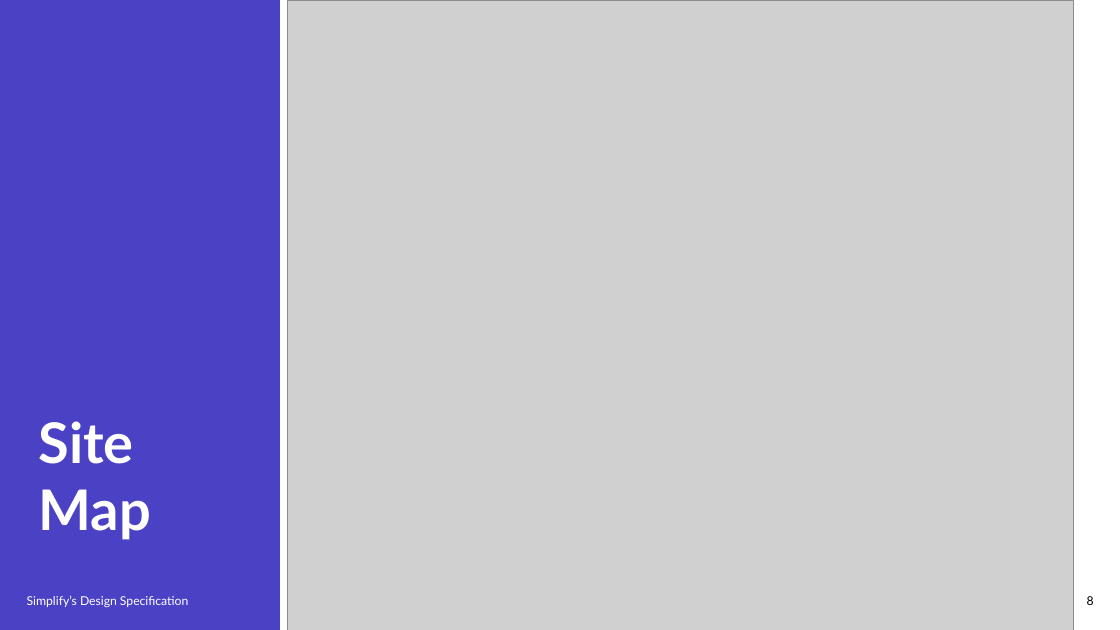
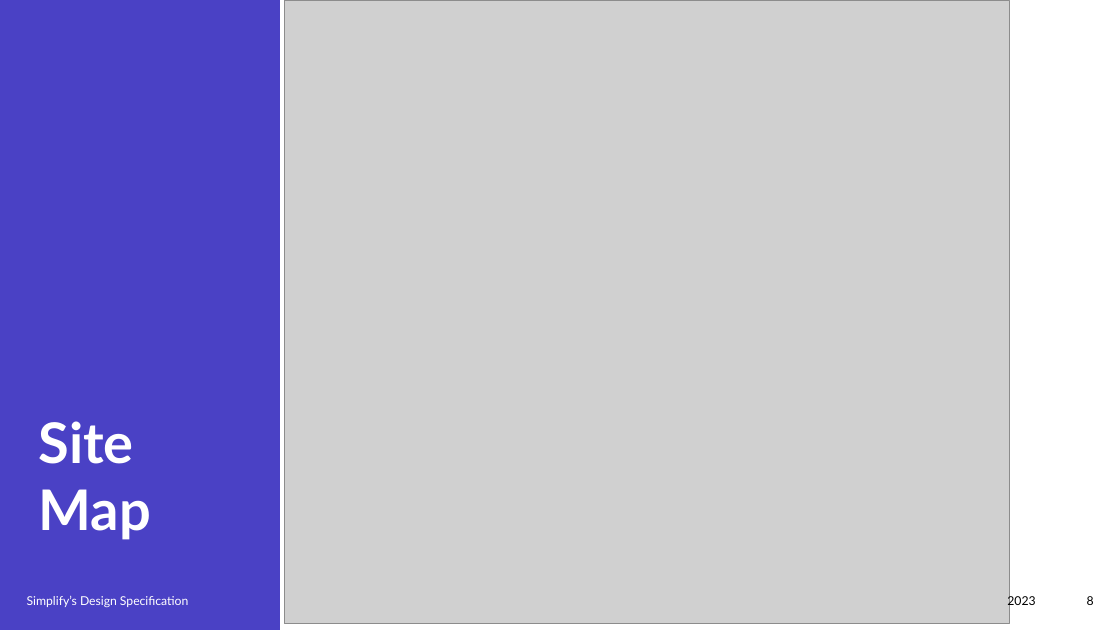
Before and after one commit to praharsh05/ITech-Group, a slide deck: slide 8 of ITech_GP.pptx. Drawn at 1120x630 pixels with LibreOffice and Linux fonts; fonts in the diff are those of the drawing; grey boxes stand for pictures. Boxes give left, top, right and bottom in pixels: in the first picture for what was removed or moved away, otherwise in the second. Text is boxed around its words. In the diff, an @@ line names an element or a change of style, - is before the commit and + after.

```diff
--- a/ITech_GP.pptx
+++ b/ITech_GP.pptx
@@ picture: place and size @@
-picture at bbox=[287, 0, 1074, 630]
+picture at bbox=[284, 0, 1009, 623]
@@ text added at bbox=[1007, 594, 1035, 608], 10.5 pt, text #000000 @@
+2023
```
Also in this commit, not shown: 3 other slides changed.
